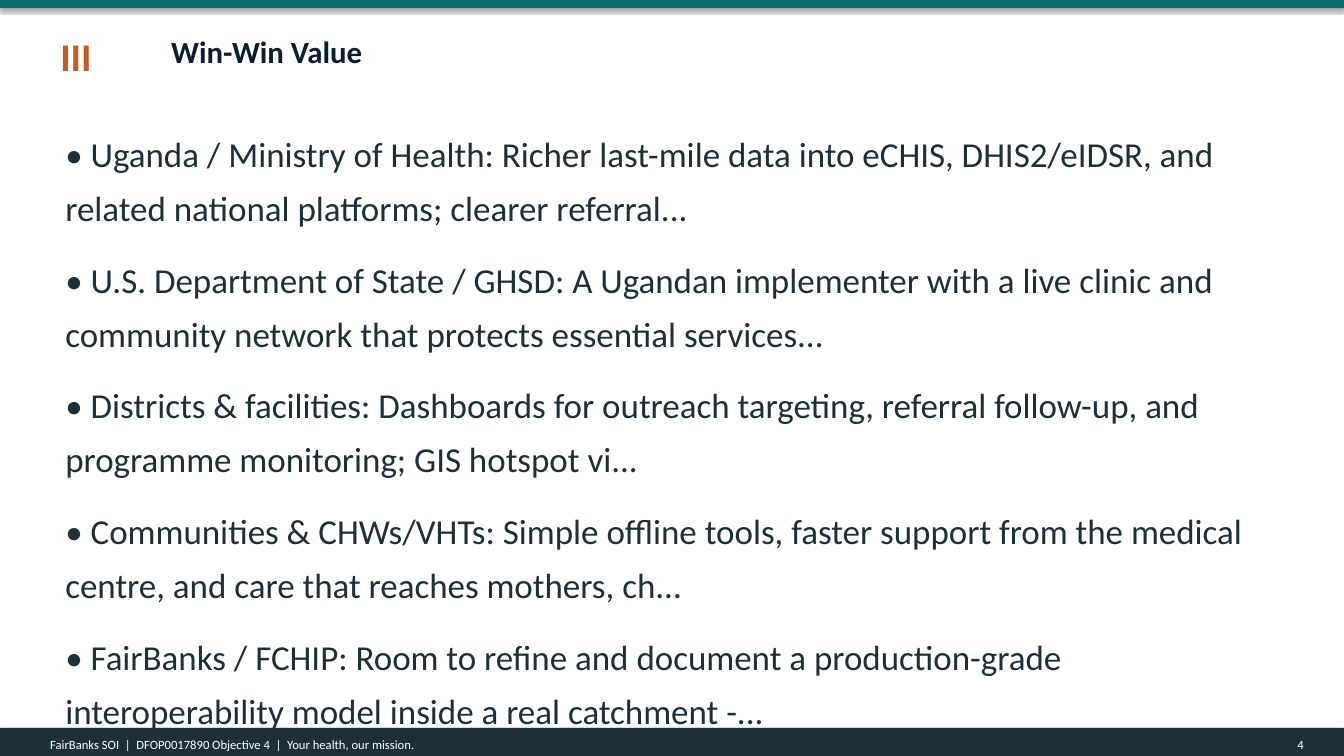
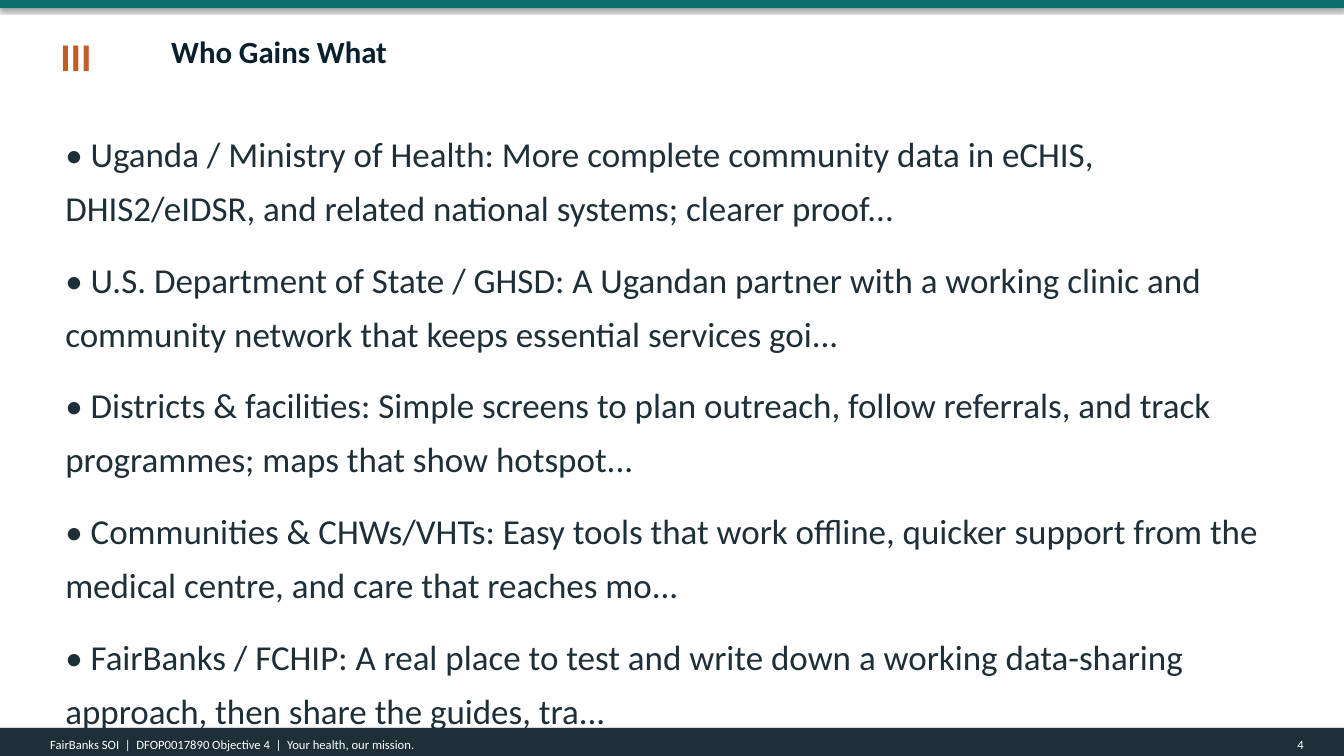
Before and after one commit to WASSWA2624/fairbanks, a slide deck: slide 4 of applications/dos-uganda/documents/dos-uganda_ppt.pptx. Drawn at 1344x756 pixels with LibreOffice and Linux fonts; fonts in the diff are those of the drawing. Boxes give left, top, right and bottom in pixels: in the first picture for what was removed or moved away, otherwise in the second. Text is boxed around its words. In the diff, an @@ line names an element or a change of style, - is before the commit and + after.

Commit message:
Update build_dos-uganda_docs.py and associated documents to reflect revised project title and narrative content for the Uganda Health System MOU (DFOP0017890). Enhance clarity and consistency across Word, PDF, and PowerPoint formats by streamlining language and ensuring alignment with new objectives focused on interoperability and government ownership. Adjust cost share descriptions and improve overall document coherence.

```diff
--- a/applications/dos-uganda/documents/dos-uganda_ppt.pptx
+++ b/applications/dos-uganda/documents/dos-uganda_ppt.pptx
@@ text at bbox=[171, 41, 387, 64]: text changed @@
-Win-Win Value
+Who Gains What
@@ text at bbox=[65, 142, 1257, 676]: text changed @@
-• Uganda / Ministry of Health: Richer last-mile data into eCHIS, DHIS2/eIDSR, and related national platforms; clearer referral...
-• U.S. Department of State / GHSD: A Ugandan implementer with a live clinic and community network that protects essential services...
-• Districts & facilities: Dashboards for outreach targeting, referral follow-up, and programme monitoring; GIS hotspot vi...
-• Communities & CHWs/VHTs: Simple offline tools, faster support from the medical centre, and care that reaches mothers, ch...
-• FairBanks / FCHIP: Room to refine and document a production-grade interoperability model inside a real catchment -...
+• Uganda / Ministry of Health: More complete community data in eCHIS, DHIS2/eIDSR, and related national systems; clearer proof...
+• U.S. Department of State / GHSD: A Ugandan partner with a working clinic and community network that keeps essential services goi...
+• Districts & facilities: Simple screens to plan outreach, follow referrals, and track programmes; maps that show hotspot...
+• Communities & CHWs/VHTs: Easy tools that work offline, quicker support from the medical centre, and care that reaches mo...
+• FairBanks / FCHIP: A real place to test and write down a working data-sharing approach, then share the guides, tra...
```
Also in this commit, not shown: 10 other slides changed, 3 other files.
